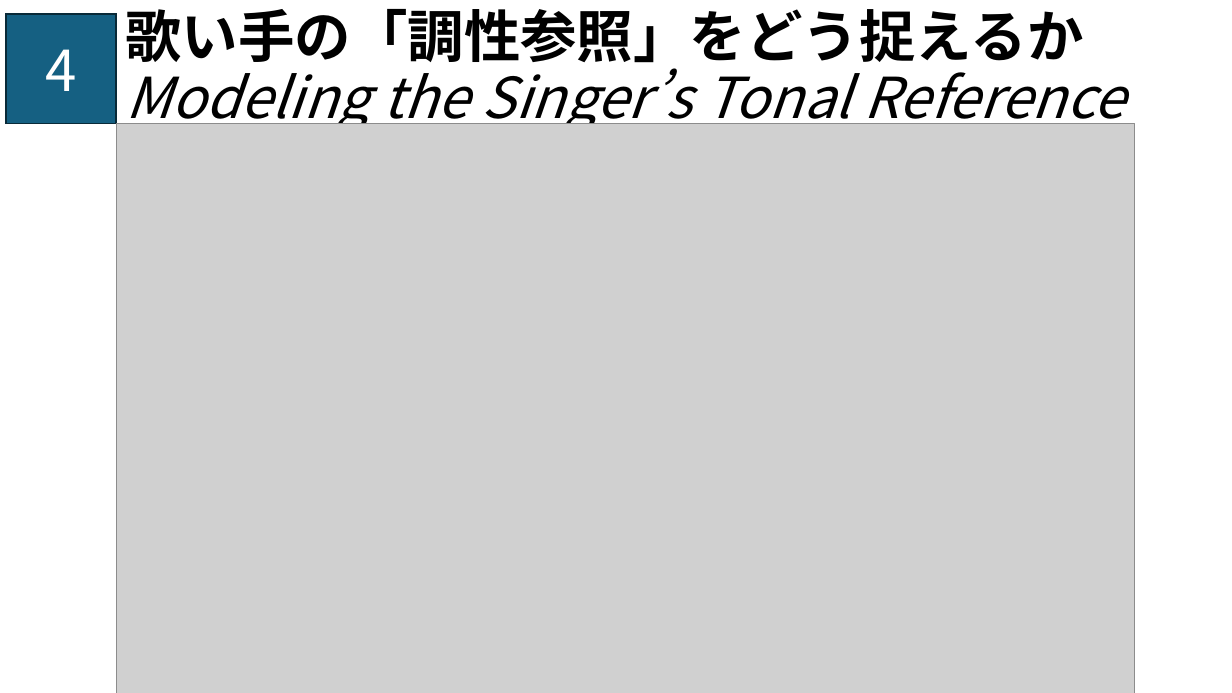
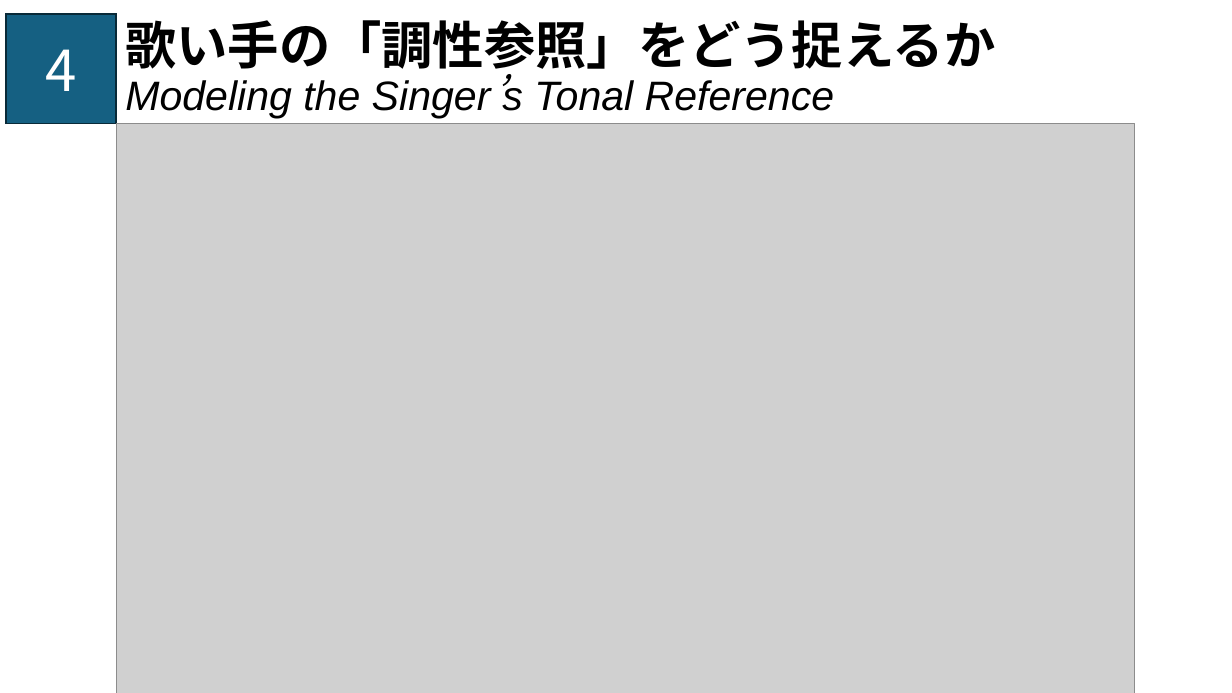
Before and after one commit to muse-studio/dynamic-tonal-perspective, a slide deck: slide 4 of mus147-DTP-hashida.pptx. Drawn at 1232x693 pixels with LibreOffice and Linux fonts; fonts in the diff are those of the drawing; grey boxes stand for pictures. Boxes give left, top, right and bottom in pixels: in the first picture for what was removed or moved away, otherwise in the second. Text is boxed around its words. In the diff, an @@ line names an element or a change of style, - is before the commit and + after.

```diff
--- a/mus147-DTP-hashida.pptx
+++ b/mus147-DTP-hashida.pptx
@@ title "歌い手の「調性参照」をどう捉えるか Modeling the Singer’s Tonal ..." at (x1=125, y1=20, x2=995, y2=119): size 44 to 40 pt in "歌い手の「調性参照」をどう捉えるか"; size 44 to 32 pt in "Modeling the Singer’s Tonal Reference"; font Noto Sans CJK JP to Arial @@
```
Also in this commit, not shown: 2 other slides changed, 5 other files.
